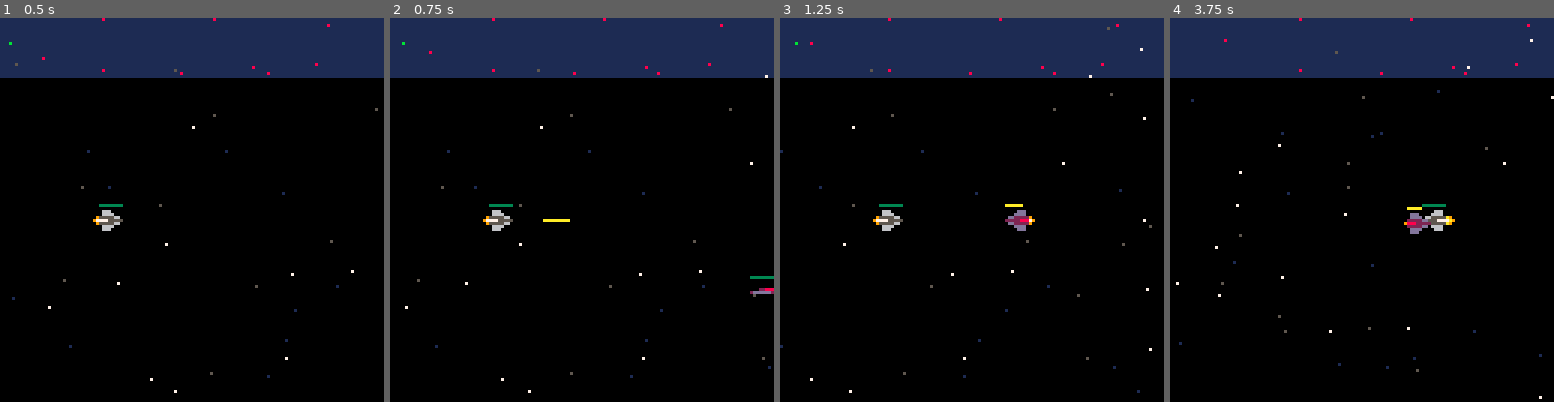
Above: before the commit, frames 1-4 (left to right).
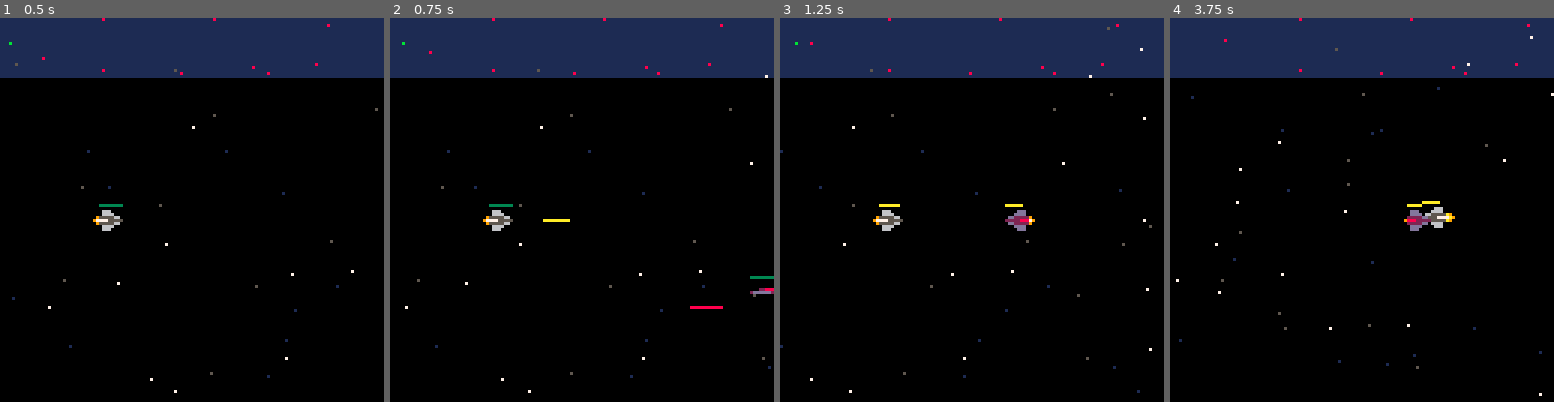
Above: after the commit, the same moments.

Repository: jondkoon/defender
Game: PICO-8 cartridge defender.p8
The game is run twice, just before and just after one commit, with the same random seed, the same clock (stepped at 60 frames per second) and the same inputs.
Inputs:
- Up to frame 1 (0.5 s): tap X (X key) at 0.33 s
- Up to frame 2 (0.75 s): tap O (Z key) at 0.7 s
- Up to frame 3 (1.25 s): tap X (X key) at 1.07 s
- Up to frame 4 (3.75 s): hold Right 1.6-2.1 s; tap O (Z key) every 0.4 s from 1.7 to 3.7 s; tap X (X key) at 1.85, 2.97 s; hold Up 2.15-2.42 s; hold Right 2.47-3.03 s; hold Left 3.08-3.58 s; hold Down from 3.63 s (still down)

Frame 1 is identical in both runs. In frame 2, less than 0.1% of the frame differs, in the area x 78-87%, y 75-76%; in frame 3, less than 0.1%; in frame 4, 1.1%, in the area x 1-100%, y 4-100%.

Commit message:
shots should only hit one ship

Diff:
--- a/defender.p8
+++ b/defender.p8
@@ -289,7 +289,7 @@
 			end
 
 			if (rnd(1) > 0.5) then
-				-- self:fire()
+				self:fire()
 			end
 		end
 	})
@@ -510,13 +510,16 @@
 		check_hits = function(self)
 			for shot in all(self.shots) do
 				for ship in all(self.ships) do
-					if (ship.is_player_ship != shot.from_player and ship:check_hit(shot)) then
-						self:remove_shot(shot)
+					if (not shot.hit and ship.is_player_ship != shot.from_player and ship:check_hit(shot)) then
+						shot.hit = true
 						if (ship.hp == 0 ) then
 							make_explosion(self, ship.x + ship.width / 2, ship.y + ship.height / 2)
 							self:remove_ship(ship)
 						end
 					end
+				end
+				if (shot.hit) then
+					self:remove_shot(shot)
 				end
 			end
 		end,
